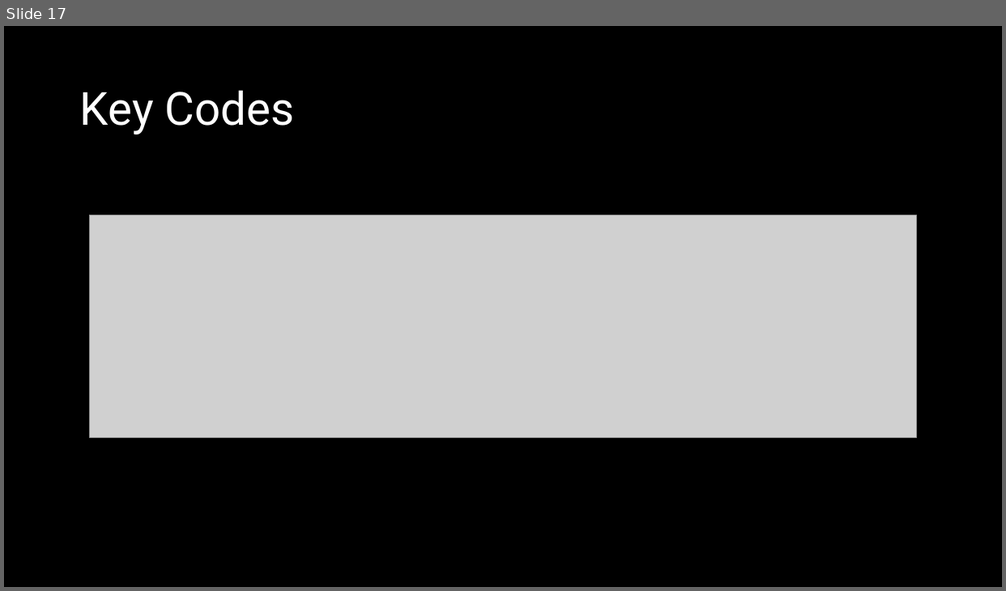
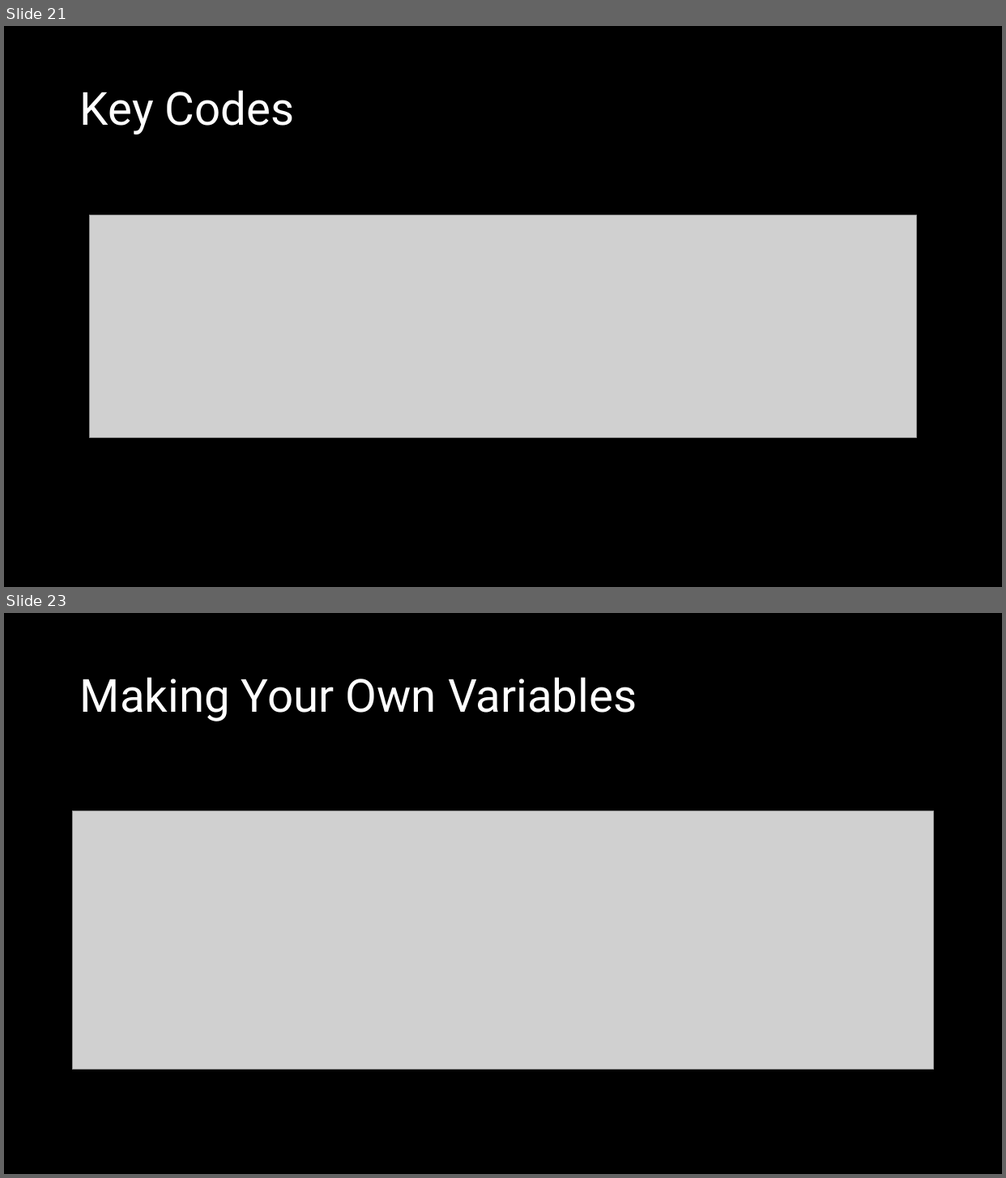
Before and after one commit to crhallberg/IMM120, a slide deck: Presentations/Sept 11 - Class 2.pptx. Shown one above the other, each under a label of ours: slide 17 before the commit, slides 21 and 23 after it; the slides between them are not shown. The pictures are 1006x591 and 1006x1178 pixels, drawn with LibreOffice and Linux fonts; fonts in the diff are those of the drawing; grey boxes stand for pictures. Boxes give left, top, right and bottom in pixels: in the first picture for what was removed or moved away, otherwise in the second. Text is boxed around its words. In the diff, an @@ line names an element or a change of style, - is before the commit and + after.

```diff
--- a/Presentations/Sept 11 - Class 2.pptx
+++ b/Presentations/Sept 11 - Class 2.pptx
@@ slide 23 added at <box>4,613,1002,1174</box>, background #000000 @@
@@ title added at <box>80,677,637,722</box>, 44 pt, text #FFFFFF @@
+Making Your Own Variables
@@ picture added at <box>73,811,934,1070</box> @@
@@ what was slide 17 is now slide 21 @@
```
Also in this commit, not shown: 2 slides changed, 13 other slides added, 3 slides removed, 3 other files.
